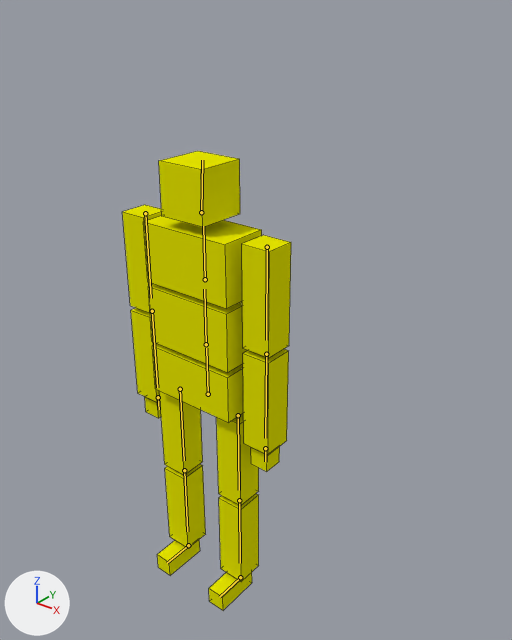
Before and after pictures for a commit that changed the Blender file Assets/Models/CharacterModel/BoxManRigged2.blend.
Before and after are seen from a 50 mm lens placed at (1.7, -1.82, 2.49), pointed at (0.15, 0.12, 1.29). The lights are fixed; the arrows at lower left show +X, +Y and +Z. The bones that bend it are drawn over the model as lines. Mesh edges are drawn as thin lines.

In view in the first picture: 'Body'.
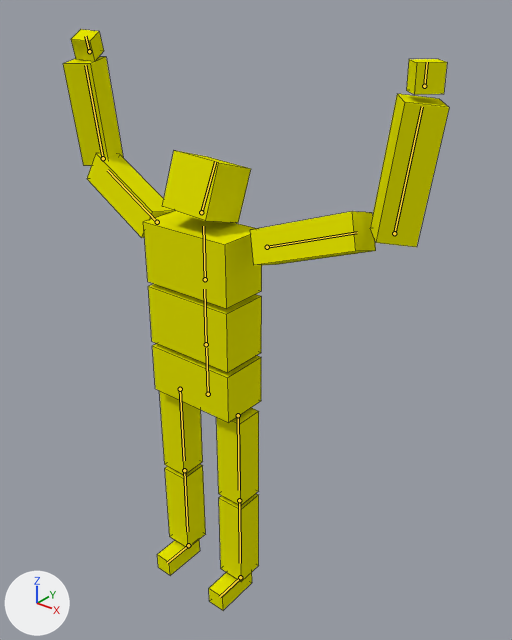
The newer file adds an action. The first version stands in its rest pose; the second is drawn at frame 7 of the action 'TwoHandSelfCast'.

Patch to the scene script:
```diff
--- a/Assets/Models/CharacterModel/BoxManRigged2.blend.py
+++ b/Assets/Models/CharacterModel/BoxManRigged2.blend.py
@@ bone_head @@
 bone_head = bpy.data.objects['Spine'].pose.bones['Head']
-bone_head.rotation_quaternion = (1.0, 0.0, 0.0, 0.0)  # degrees (0, 0, 0)
+bone_head.rotation_quaternion = (0.988, -0.149, 0.033, -0.035)  # degrees (-17, 3, -5)
@@ bone_armupperleft @@
 bone_armupperleft = bpy.data.objects['Spine'].pose.bones['ArmUpperLeft']
-bone_armupperleft.rotation_quaternion = (1.0, 0.0, 0.0, 0.0)  # degrees (0, 0, 0)
+bone_armupperleft.rotation_quaternion = (0.57, -0.092, -0.096, -0.811)  # degrees (3, -15, -110)
@@ bone_armlowerleft @@
 bone_armlowerleft = bpy.data.objects['Spine'].pose.bones['ArmLowerLeft']
-bone_armlowerleft.location = (0.0, 0.0, 0.0)
-bone_armlowerleft.rotation_quaternion = (1.0, 0.0, 0.0, 0.0)  # degrees (0, 0, 0)
+bone_armlowerleft.location = (0.466, -0.561, 0.015)
+bone_armlowerleft.rotation_quaternion = (0.042, -0.432, -0.042, -0.9)  # degrees (4, -51, -176)
@@ bone_handleft @@
 bone_handleft = bpy.data.objects['Spine'].pose.bones['HandLeft']
-bone_handleft.location = (0.0, 0.0, 0.0)
-bone_handleft.rotation_quaternion = (1.0, 0.0, 0.0, 0.0)  # degrees (0, 0, 0)
+bone_handleft.location = (0.511, -1.404, 0.027)
+bone_handleft.rotation_quaternion = (0.004, -0.36, 0.0, 0.933)  # degrees (0, 42, 179)
@@ bone_armupperright @@
 bone_armupperright = bpy.data.objects['Spine'].pose.bones['ArmUpperRight']
-bone_armupperright.location = (0.0, 0.0, 0.0)
-bone_armupperright.rotation_quaternion = (1.0, 0.0, 0.0, 0.0)  # degrees (0, 0, 0)
+bone_armupperright.location = (0.05, 0.027, 0.013)
+bone_armupperright.rotation_quaternion = (0.539, -0.028, 0.096, 0.836)  # degrees (8, 9, 115)
@@ bone_armlowerright @@
 bone_armlowerright = bpy.data.objects['Spine'].pose.bones['ArmLowerRight']
-bone_armlowerright.location = (0.0, 0.0, 0.0)
-bone_armlowerright.rotation_quaternion = (1.0, 0.0, 0.0, 0.0)  # degrees (0, 0, 0)
+bone_armlowerright.location = (-0.32, -0.572, 0.08)
+bone_armlowerright.rotation_quaternion = (0.01, -0.17, -0.056, 0.984)  # degrees (-7, 20, 178)
@@ bone_handright @@
 bone_handright = bpy.data.objects['Spine'].pose.bones['HandRight']
-bone_handright.location = (0.0, 0.0, 0.0)
-bone_handright.rotation_quaternion = (1.0, 0.0, 0.0, 0.0)  # degrees (0, 0, 0)
+bone_handright.location = (-0.313, -1.41, 0.056)
+bone_handright.rotation_quaternion = (-0.07, -0.166, -0.189, 0.965)  # degrees (-21, 20, -176)
```

Boxes (x1, y1, x2, y2) around the edits, measured in the pictures (512 x 640 px):
'Body', posed (128% wider, 27% taller)
    before: (122, 151, 291, 610)
    after: (63, 29, 449, 610)
bone 'Head', root to tip
    before: (201, 212) to (202, 160)
    after: (201, 212) to (215, 161)
bone 'ArmUpperLeft', root to tip
    before: (267, 247) to (266, 340)
    after: (267, 247) to (357, 232)
bone 'ArmLowerLeft', root to tip
    before: (266, 354) to (265, 438)
    after: (394, 233) to (422, 106)
bone 'HandLeft', root to tip
    before: (265, 448) to (265, 461)
    after: (424, 86) to (427, 62)
bone 'ArmUpperRight', root to tip
    before: (145, 213) to (151, 298)
    after: (157, 222) to (107, 170)
bone 'ArmLowerRight', root to tip
    before: (152, 311) to (157, 387)
    after: (103, 158) to (85, 65)
bone 'HandRight', root to tip
    before: (158, 397) to (159, 409)
    after: (89, 51) to (85, 36)
